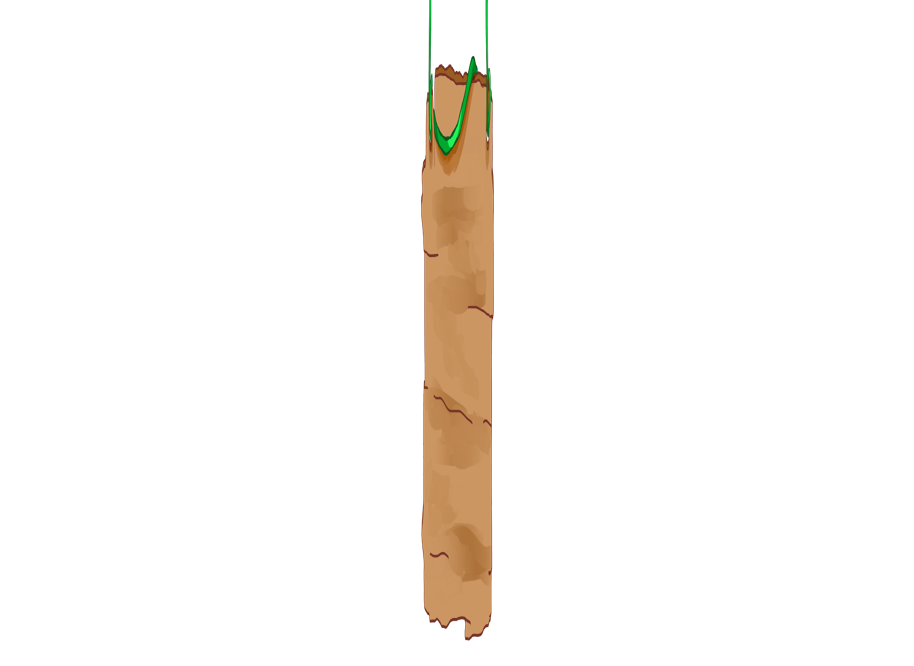
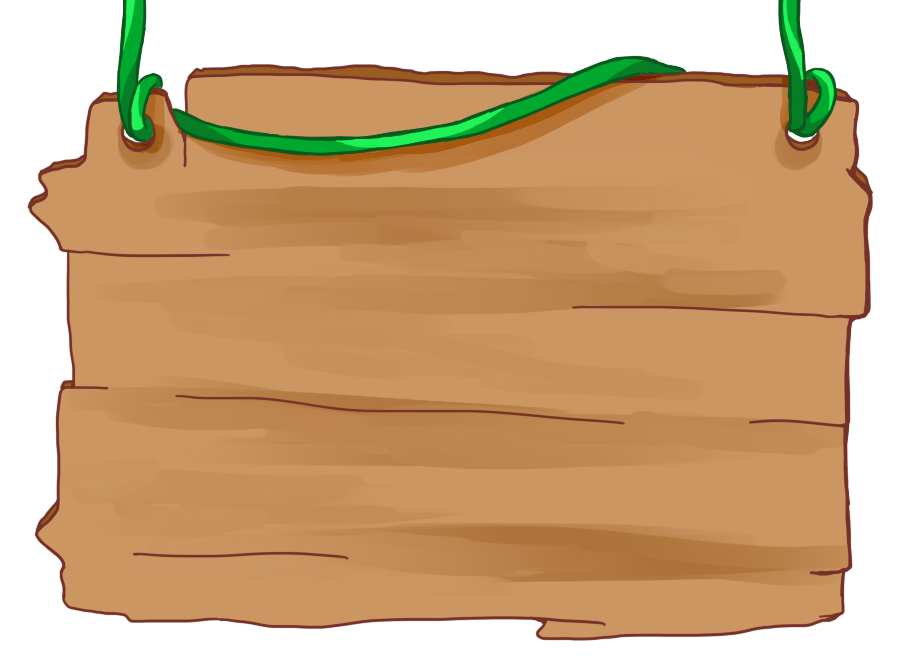
Layer changes from the first 914x666 image to the second:
hid "Layer 0 copy 7" over [421, 0, 494, 641]
showed "Layer 0 copy 9" over [27, 0, 874, 641]
